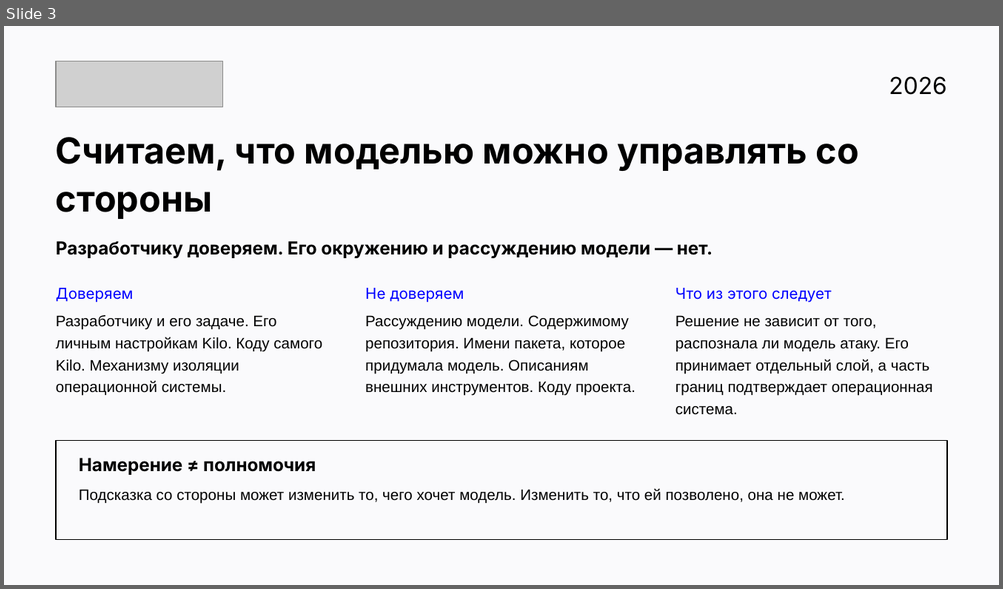
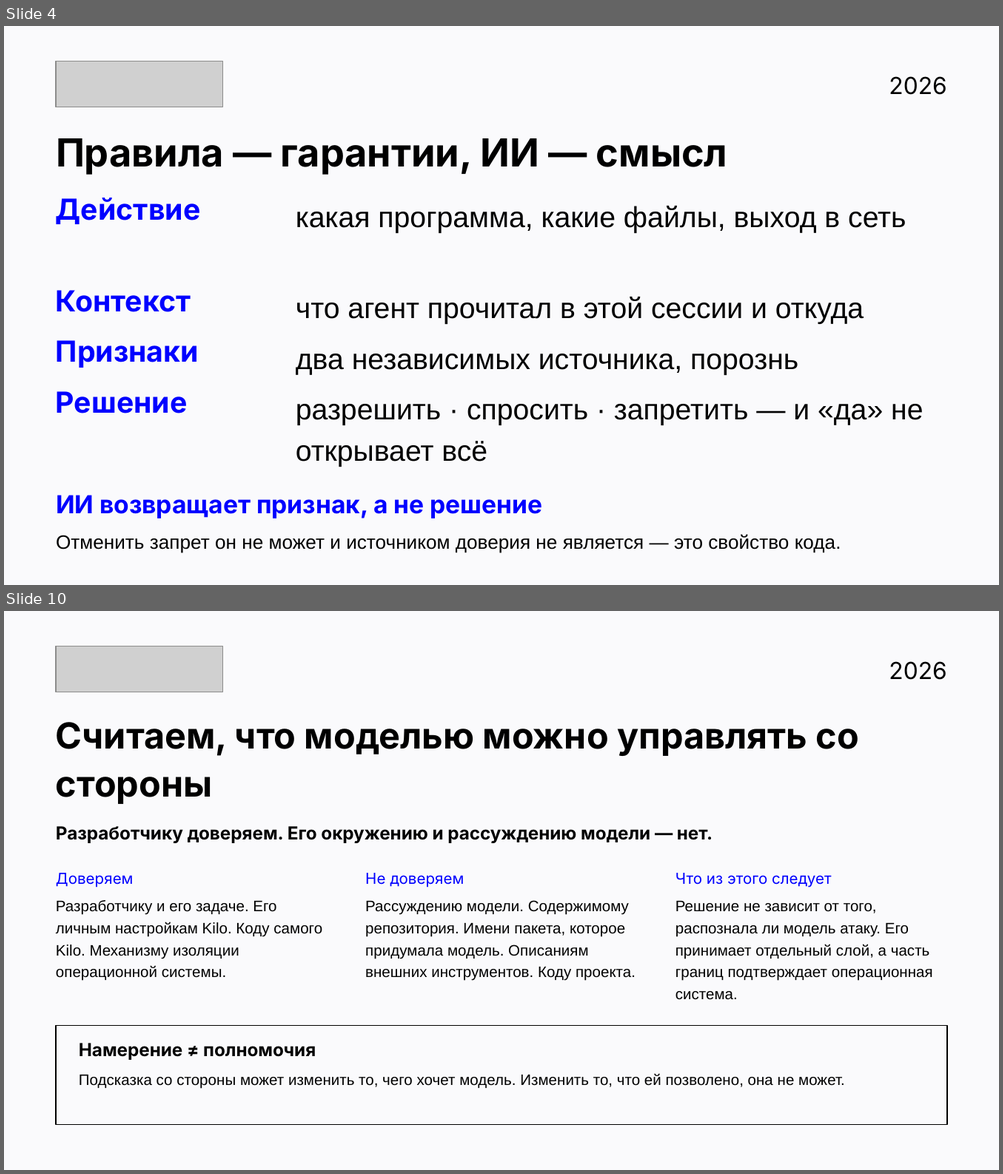
Before and after one commit to v0ropaev/kilocode, a slide deck: submission/Security-Auto-ATH.pptx. Shown one above the other, each under a label of ours: slide 3 before the commit, slides 4 and 10 after it; the slides between them are not shown. The pictures are 1003x589 and 1003x1174 pixels, drawn with LibreOffice and Linux fonts; fonts in the diff are those of the drawing; grey boxes stand for pictures. Boxes give left, top, right and bottom in pixels: in the first picture for what was removed or moved away, otherwise in the second. Text is boxed around its words. In the diff, an @@ line names an element or a change of style, - is before the commit and + after.

```diff
--- a/submission/Security-Auto-ATH.pptx
+++ b/submission/Security-Auto-ATH.pptx
@@ slide 4 added at [4, 26, 999, 585], background #FFFFFF @@
@@ picture added at [56, 61, 223, 107] @@
@@ text added at [888, 76, 946, 95], 17 pt, text #000000 @@
+2026
@@ text added at [56, 138, 727, 175], 28 pt, text #000000, bold @@
+Правила — гарантии, ИИ — смысл
@@ text added at [56, 198, 200, 224], 21 pt, text #0000FF, bold @@
+Действие
@@ text added at [296, 206, 905, 233], 21 pt, text #000000 @@
+какая программа, какие файлы, выход в сеть
@@ text added at [56, 290, 190, 312], 21 pt, text #0000FF, bold @@
+Контекст
@@ text added at [296, 297, 863, 324], 21 pt, text #000000 @@
+что агент прочитал в этой сессии и откуда
@@ text added at [56, 340, 199, 368], 21 pt, text #0000FF, bold @@
+Признаки
@@ text added at [296, 354, 798, 375], 21 pt, text #000000 @@
+два независимых источника, порознь
@@ text added at [56, 392, 187, 414], 21 pt, text #0000FF, bold @@
+Решение
@@ text added at [296, 404, 922, 467], 21 pt, text #000000 @@
+разрешить · спросить · запретить — и «да» не открывает всё
@@ text added at [56, 495, 841, 554], 14 pt, text #000000 @@
+ИИ возвращает признак, а не решение
+Отменить запрет он не может и источником доверия не является — это свойство кода.
@@ what was slide 3 is now slide 10 @@
```
Also in this commit, not shown: 8 slides changed, 8 other slides added, 4 slides removed, 51 other files.
